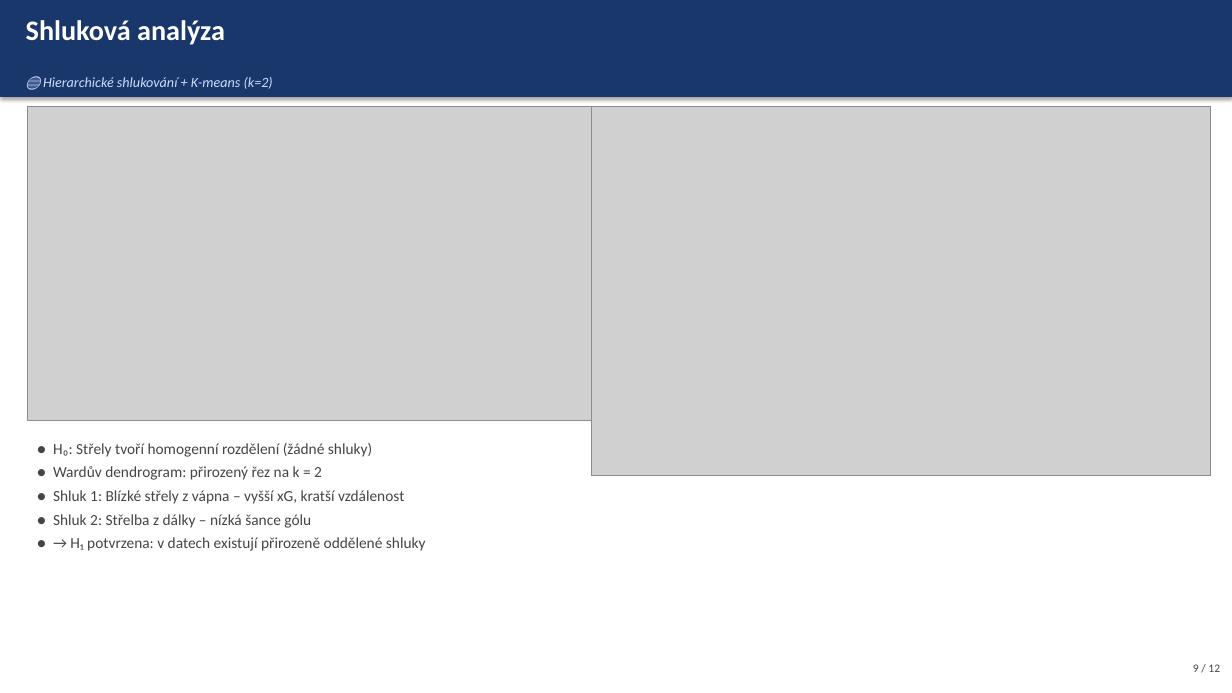
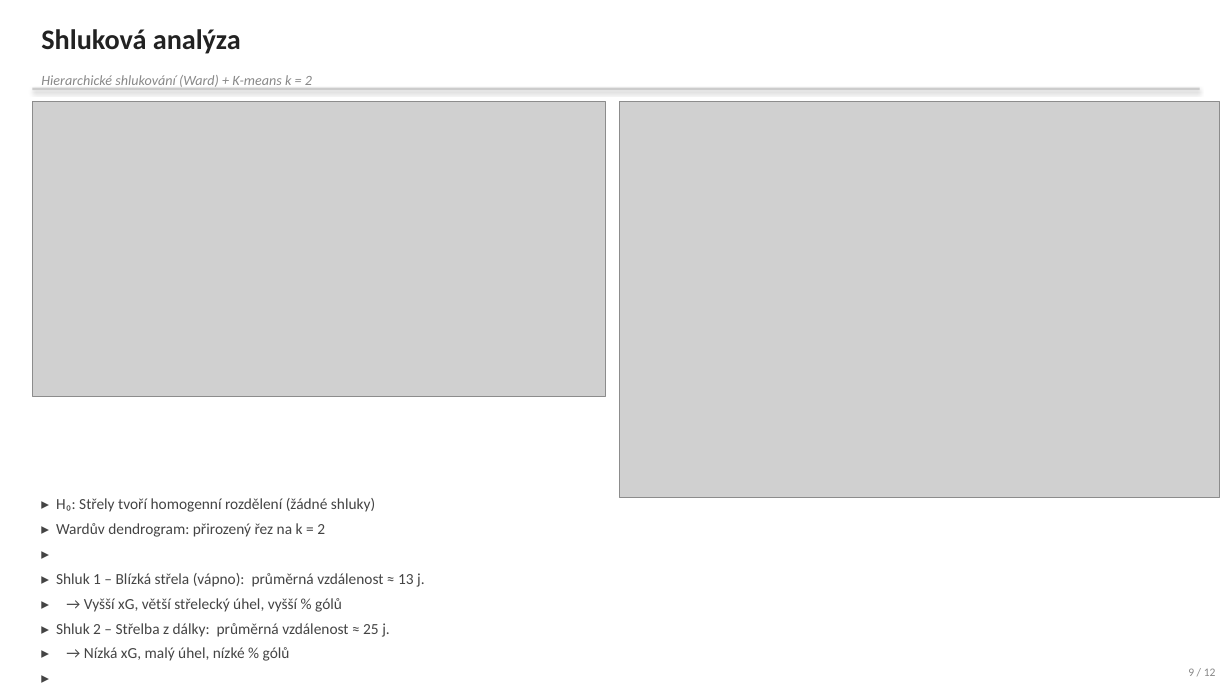
Before and after one commit to jkrejcikova/VMM_project_02, a slide deck: slide 9 of prezentace/prezentace_strelecka_uspesnost.pptx. Drawn at 1232x693 pixels with LibreOffice and Linux fonts; fonts in the diff are those of the drawing; grey boxes stand for pictures. Boxes give left, top, right and bottom in pixels: in the first picture for what was removed or moved away, otherwise in the second. Text is boxed around its words. In the diff, an @@ line names an element or a change of style, - is before the commit and + after.

```diff
--- a/prezentace/prezentace_strelecka_uspesnost.pptx
+++ b/prezentace/prezentace_strelecka_uspesnost.pptx
@@ text "Shluková analýza": place and size @@
-text "Shluková analýza" at bbox=[26, 20, 225, 45]
+text "Shluková analýza" at bbox=[41, 29, 241, 54]
@@ text "Shluková analýza" at bbox=[41, 29, 241, 54]: text colour #FFFFFF to #222222 @@
@@ rectangle: place and size @@
-rectangle at bbox=[0, 0, 1232, 97]
+rectangle at bbox=[32, 88, 1200, 91]
@@ rectangle at bbox=[32, 88, 1200, 91]: fill #1A376B to #CCCCCC @@
@@ text at bbox=[41, 75, 312, 89]: text changed; text colour #CCDDFF to #888888 @@
-🔵 Hierarchické shlukování + K-means (k=2)
+Hierarchické shlukování (Ward) + K-means k = 2
@@ picture: place and size @@
-picture at bbox=[28, 106, 592, 421]
+picture at bbox=[32, 102, 605, 396]
@@ picture: place and size @@
-picture at bbox=[592, 106, 1211, 476]
+picture at bbox=[619, 102, 1220, 497]
@@ text at bbox=[56, 498, 425, 661]: text changed; text colour #454545 to #444444 @@
-● H₀: Střely tvoří homogenní rozdělení (žádné shluky)
-● Wardův dendrogram: přirozený řez na k = 2
-● Shluk 1: Blízké střely z vápna – vyšší xG, kratší vzdálenost
-● Shluk 2: Střelba z dálky – nízká šance gólu
-● → H₁ potvrzena: v datech existují přirozeně oddělené shluky
+▸ H₀: Střely tvoří homogenní rozdělení (žádné shluky)
+▸ Wardův dendrogram: přirozený řez na k = 2
+▸
+▸ Shluk 1 – Blízká střela (vápno): průměrná vzdálenost ≈ 13 j.
+▸ → Vyšší xG, větší střelecký úhel, vyšší % gólů
+▸ Shluk 2 – Střelba z dálky: průměrná vzdálenost ≈ 25 j.
+▸ → Nízká xG, malý úhel, nízké % gólů
+▸
+▸ → H₁ potvrzena: data mají přirozenou shlukovou strukturu
@@ text "9 / 12" at bbox=[1188, 668, 1216, 676]: text colour #454545 to #888888 @@
```
Also in this commit, not shown: 11 other slides changed, 8 other files.
